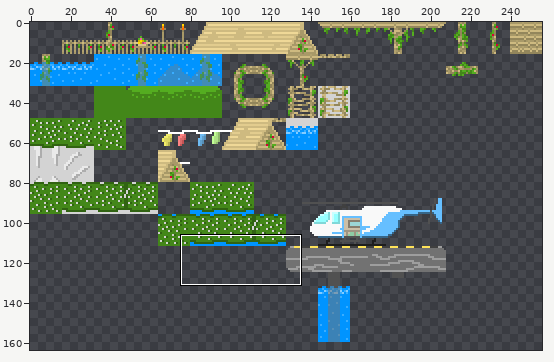
File history of a sprite sheet, Super Probe Quest/assets/images/rtgrun/placeholder.png. The picture above shows the old version from afar; the outline marks the close-up.
Close-up. Before:
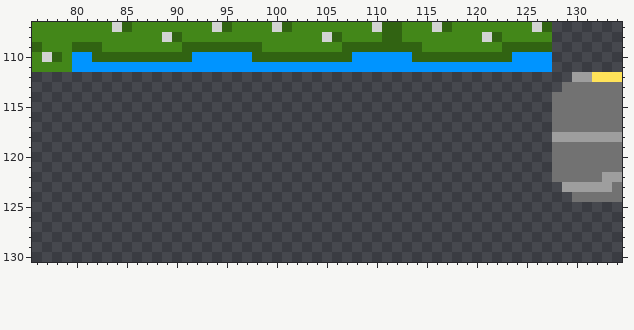
The file is 256x256 pixels. Pixels under 10% opacity are left out. Colours within 5 levels of each other are drawn and written as one. Shown: x 76..134, y 107..130. The wide view leaves out empty margins. The commit also changed other parts of the picture, which this record leaves out.
After the commit:
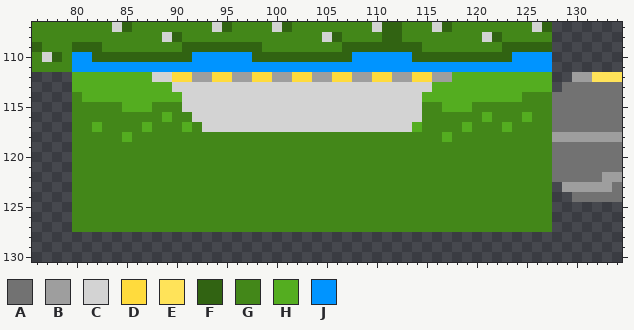
Palette (. is transparent): A #727272  B #9e9e9e  C #d3d3d3  D #ffdb3d  E #ffe359  F #316312  G #438719  H #54ad20  J #0094ff
The edit:
y 112: x 80..127 ................................................ -> HHHHHHHHCCDDBBDDBBDDBBDDBBDDBBDDBBDDBBHHHHHHHHHH
y 113: x 80..127 ................................................ -> HHHHHHHHHHCCCCCCCCCCCCCCCCCCCCCCCCCCHHHHHHHHHHHH
y 114: x 80..127 ................................................ -> GHHHHHHHHHHCCCCCCCCCCCCCCCCCCCCCCCCHHHHHHHHHHGGG
y 115: x 80..127 ................................................ -> GGGGGHHHGGGCCCCCCCCCCCCCCCCCCCCCCCCGGHHHGGGGGGGG
y 116: x 80..127 ................................................ -> GGGGGGGGGHGGCCCCCCCCCCCCCCCCCCCCCCCGGGGGGHGGGHGG
y 117: x 80..127 ................................................ -> GGHGGGGHGGGHGCCCCCCCCCCCCCCCCCCCCCHGGGGHGGGHGGGG
y 118: x 80..127 ................................................ -> GGGGGHGGGGGGGGGGGGGGGGGGGGGGGGGGGGGGGHGGGGGGGGGG
y 119..127: x 80..127 ................................................ -> GGGGGGGGGGGGGGGGGGGGGGGGGGGGGGGGGGGGGGGGGGGGGGGG
Boxes around the changes in both close-ups, in picture pixels (x1, y1, x2, y2):
added: (72, 72, 552, 232)
